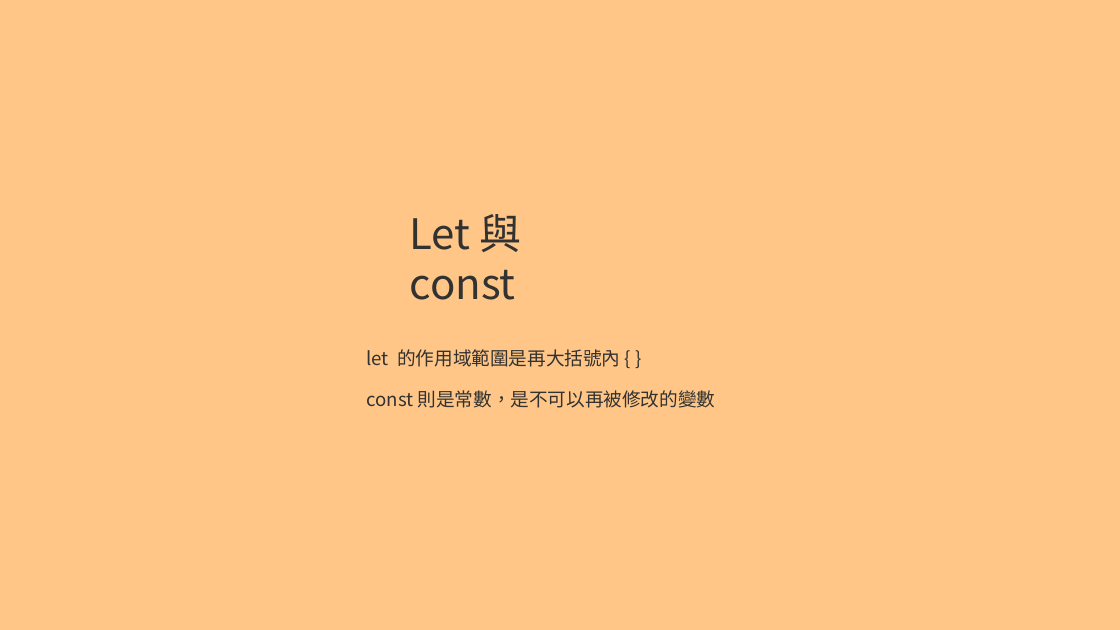
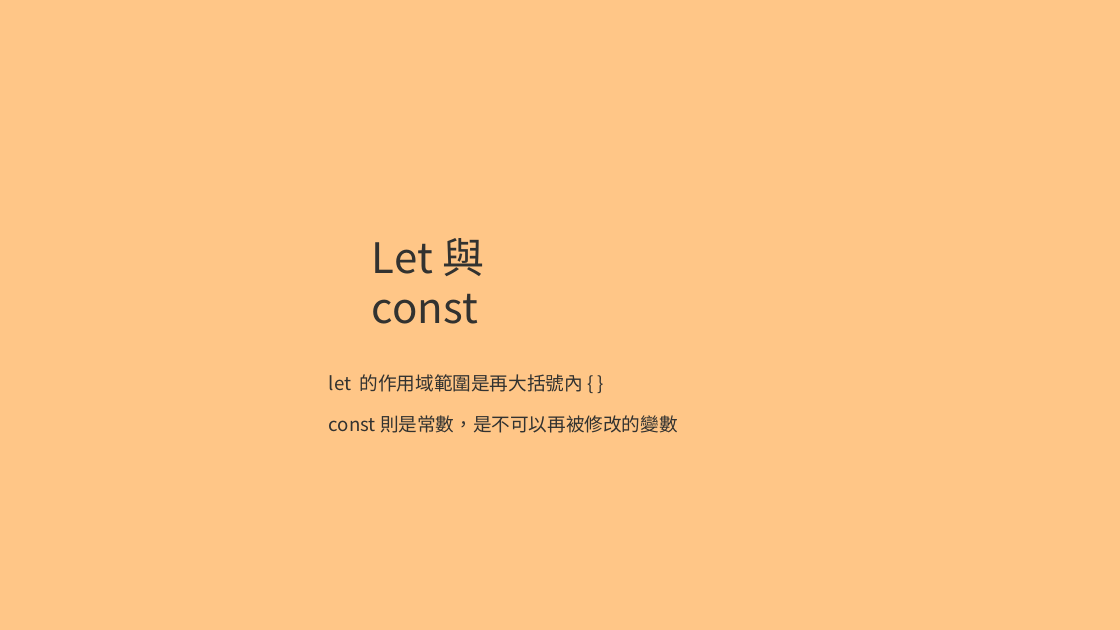
Before and after one commit to a23246542/JS_course_Intermediate_example, a slide deck: slide 44 of 現代 JavaScript 職人之路｜ 中階篇.pptx (slide 43 before the commit). Drawn at 1120x630 pixels with LibreOffice and Linux fonts; fonts in the diff are those of the drawing. Boxes give left, top, right and bottom in pixels: in the first picture for what was removed or moved away, otherwise in the second. Text is boxed around its words. In the diff, an @@ line names an element or a change of style, - is before the commit and + after.

```diff
--- a/現代 JavaScript 職人之路｜ 中階篇.pptx
+++ b/現代 JavaScript 職人之路｜ 中階篇.pptx
@@ 3 texts moved together from (x1=367, y1=214, x2=716, y2=408) to (x1=329, y1=238, x2=678, y2=433) @@
```
Also in this commit, not shown: 6 other slides changed, 5 slides added.
